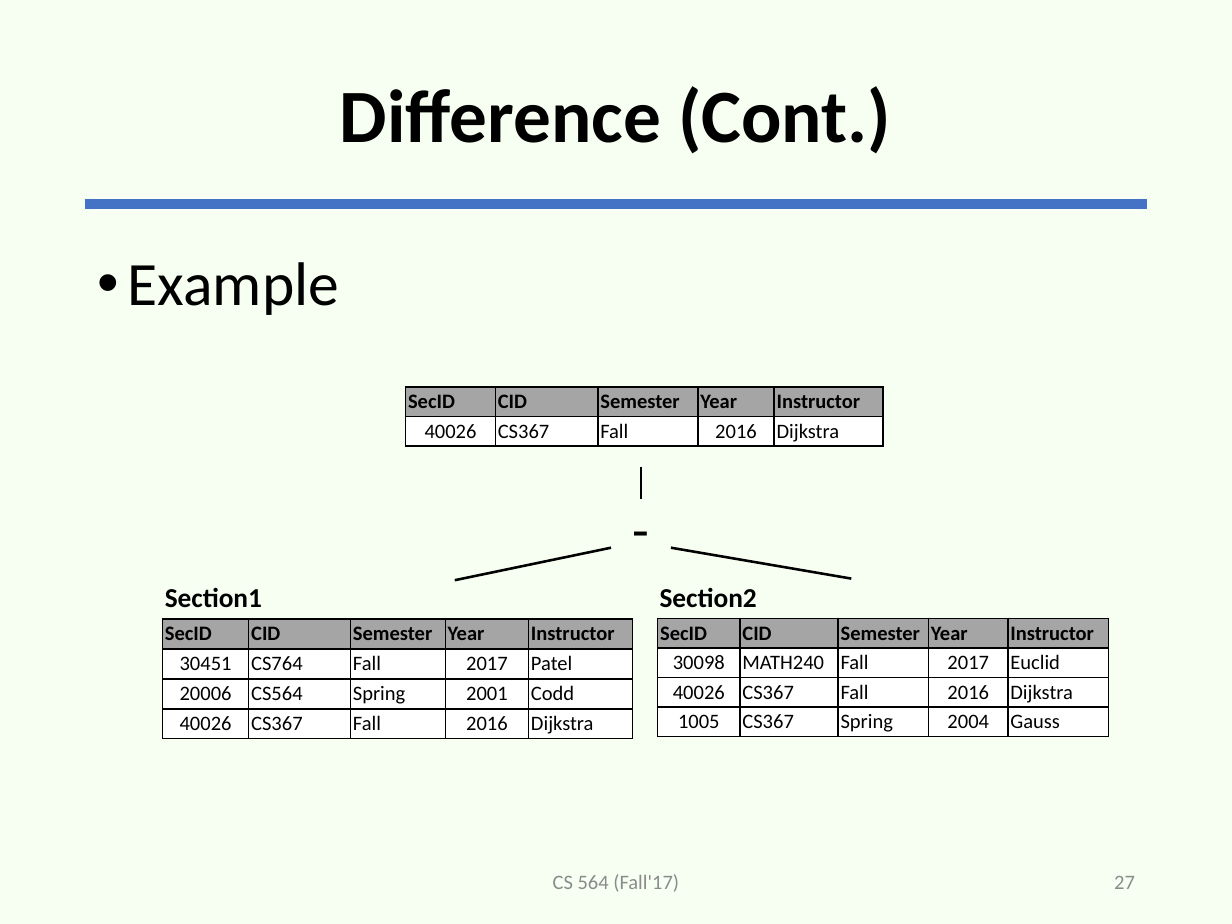
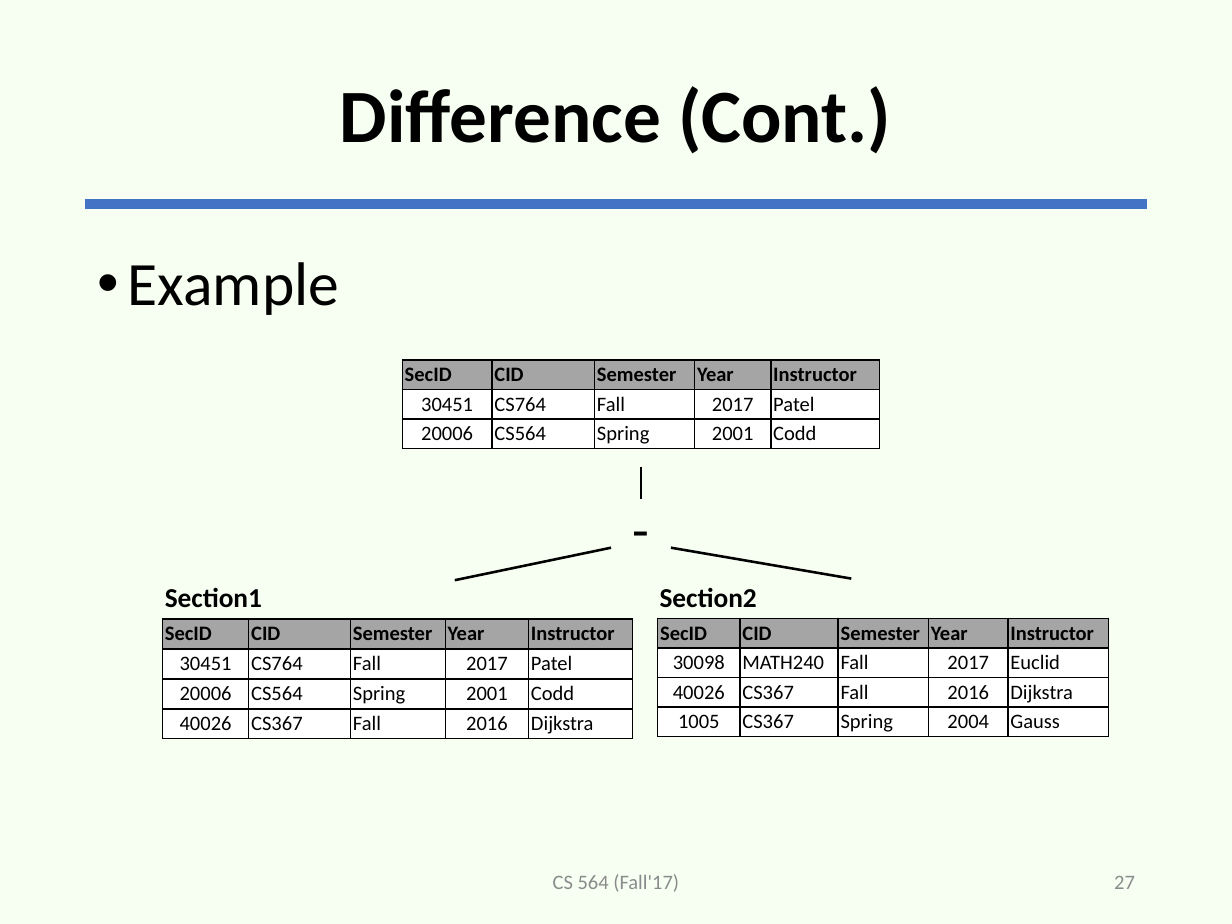
Before and after one commit to adelaneh/adelaneh.github.io, a slide deck: slide 27 of cs564_fall17/slides/lecture8-ra-handouts.pptx. Drawn at 1232x924 pixels with LibreOffice and Linux fonts; fonts in the diff are those of the drawing. Boxes give left, top, right and bottom in pixels: in the first picture for what was removed or moved away, otherwise in the second. Text is boxed around its words. In the diff, an @@ line names an element or a change of style, - is before the commit and + after.

```diff
--- a/cs564_fall17/slides/lecture8-ra-handouts.pptx
+++ b/cs564_fall17/slides/lecture8-ra-handouts.pptx
@@ table at [403,360,880,448] @@
-row 2: 40026 | CS367 | Fall | 2016 | Dijkstra
+row 2: 30451 | CS764 | Fall | 2017 | Patel
+row 3: 20006 | CS564 | Spring | 2001 | Codd
@@ table: place and size @@
-table at [405,387,882,446]
+table at [403,360,880,448]
```
Also in this commit, not shown: 4 other slides changed.
